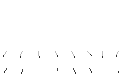
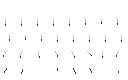
Before/after of a (128, 80) layered artwork. What changed in the layer stack:
painted on "right_arm" over [5, 19, 122, 42]
